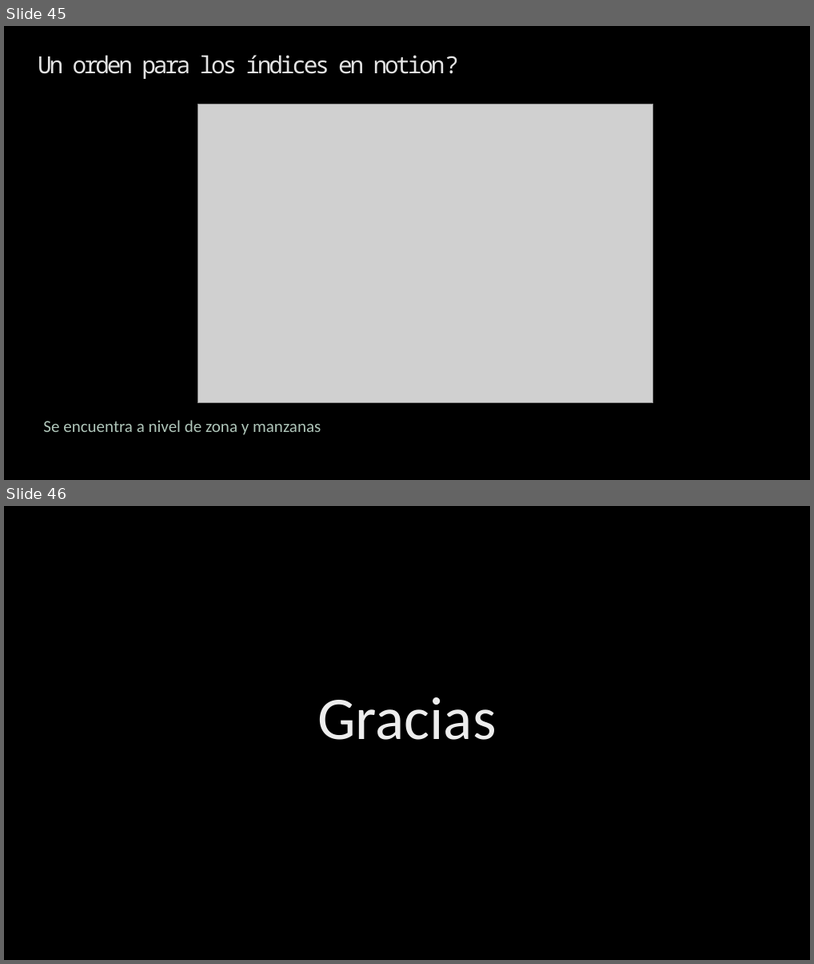
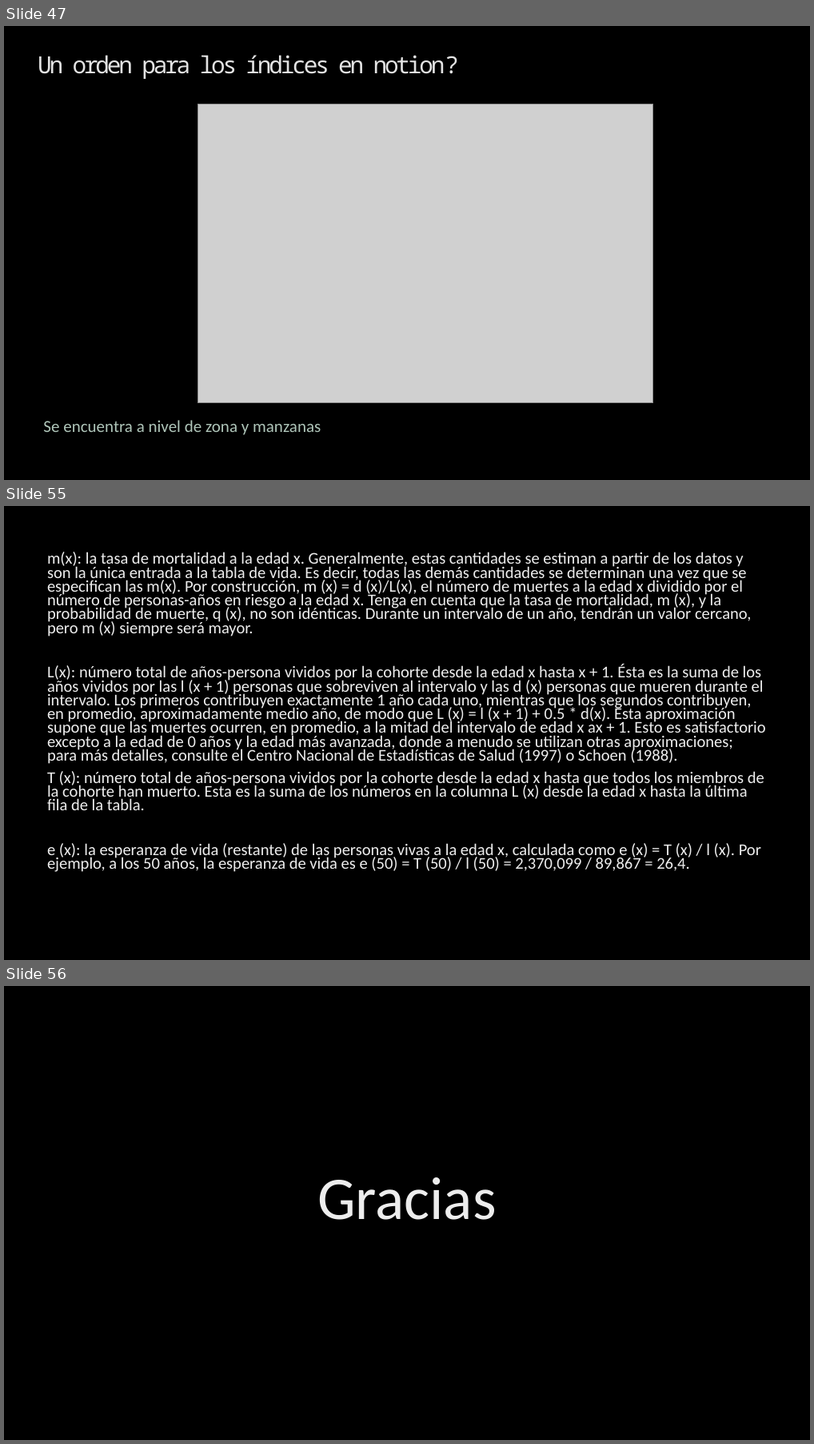
Before and after one commit to Sud-Austral/ds_indices, a slide deck: indices.pptx. Shown one above the other, each under a label of ours: slides 45 and 46 before the commit, slides 47, 55 and 56 after it; the slides between them are not shown. The pictures are 814x964 and 814x1444 pixels, drawn with LibreOffice and Linux fonts; fonts in the diff are those of the drawing; grey boxes stand for pictures; background and template pictures are left out. Boxes give left, top, right and bottom in pixels: in the first picture for what was removed or moved away, otherwise in the second. Text is boxed around its words. In the diff, an @@ line names an element or a change of style, - is before the commit and + after.

```diff
--- a/indices.pptx
+++ b/indices.pptx
@@ slide 55 added at [4, 506, 810, 960], background picture (left out) @@
@@ text added at [47, 552, 766, 872], 19.6 pt, text gradient #BFBFBF to #EDEDED to #FFFFFF @@
+m(x): la tasa de mortalidad a la edad x. Generalmente, estas cantidades se estiman a partir de los datos y son la única entrada a la tabla de vida. Es decir, todas las demás cantidades se determinan una vez que se especifican las m(x). Por construcción, m (x) = d (x)/L(x), el número de muertes a la edad x dividido por el número de personas-años en riesgo a la edad x. Tenga en cuenta que la tasa de mortalidad, m (x), y la probabilidad de muerte, q (x), no son idénticas. Durante un intervalo de un año, tendrán un valor cercano, pero m (x) siempre será mayor.
+L(x): número total de años-persona vividos por la cohorte desde la edad x hasta x + 1. Ésta es la suma de los años vividos por las l (x + 1) personas que sobreviven al intervalo y las d (x) personas que mueren durante el intervalo. Los primeros contribuyen exactamente 1 año cada uno, mientras que los segundos contribuyen, en promedio, aproximadamente medio año, de modo que L (x) = l (x + 1) + 0.5 * d(x). Esta aproximación supone que las muertes ocurren, en promedio, a la mitad del intervalo de edad x ax + 1. Esto es satisfactorio excepto a la edad de 0 años y la edad más avanzada, donde a menudo se utilizan otras aproximaciones; para más detalles, consulte el Centro Nacional de Estadísticas de Salud (1997) o Schoen (1988).
+T (x): número total de años-persona vividos por la cohorte desde la edad x hasta que todos los miembros de la cohorte han muerto. Esta es la suma de los números en la columna L (x) desde la edad x hasta la última fila de la tabla.
+e (x): la esperanza de vida (restante) de las personas vivas a la edad x, calculada como e (x) = T (x) / l (x). Por ejemplo, a los 50 años, la esperanza de vida es e (50) = T (50) / l (50) = 2,370,099 / 89,867 = 26,4.
@@ what was slide 45 is now slide 47 @@
@@ what was slide 46 is now slide 56 @@
```
Also in this commit, not shown: 3 slides changed, 13 other slides added, 3 slides removed, 14 other files.
